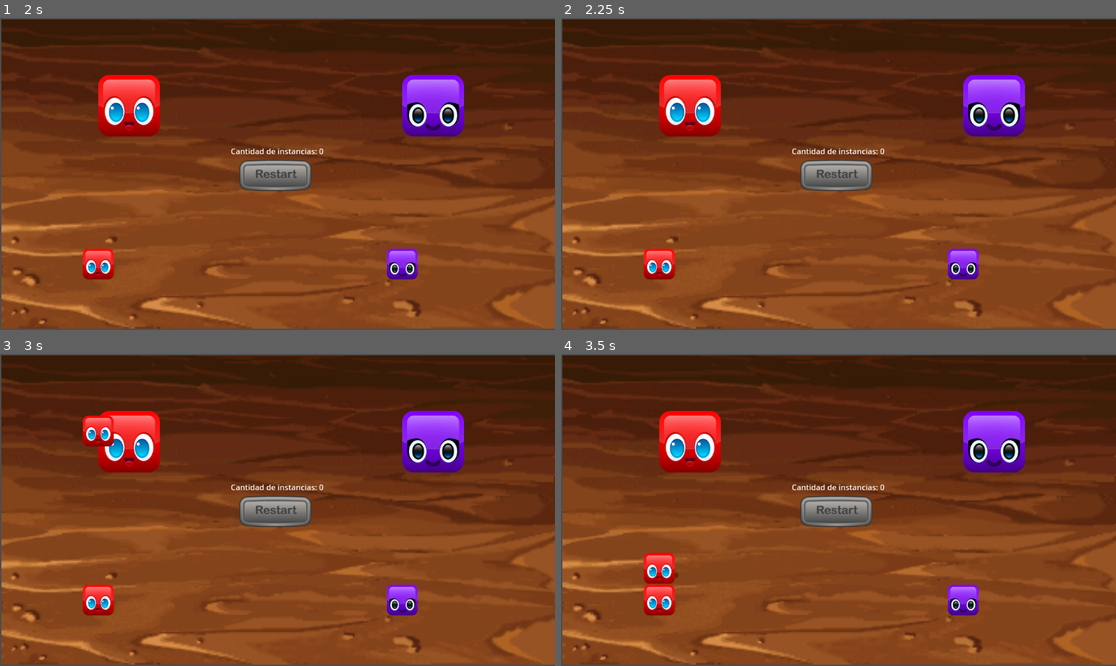
Above: before the commit, frames 1-4 (two rows, left to right).
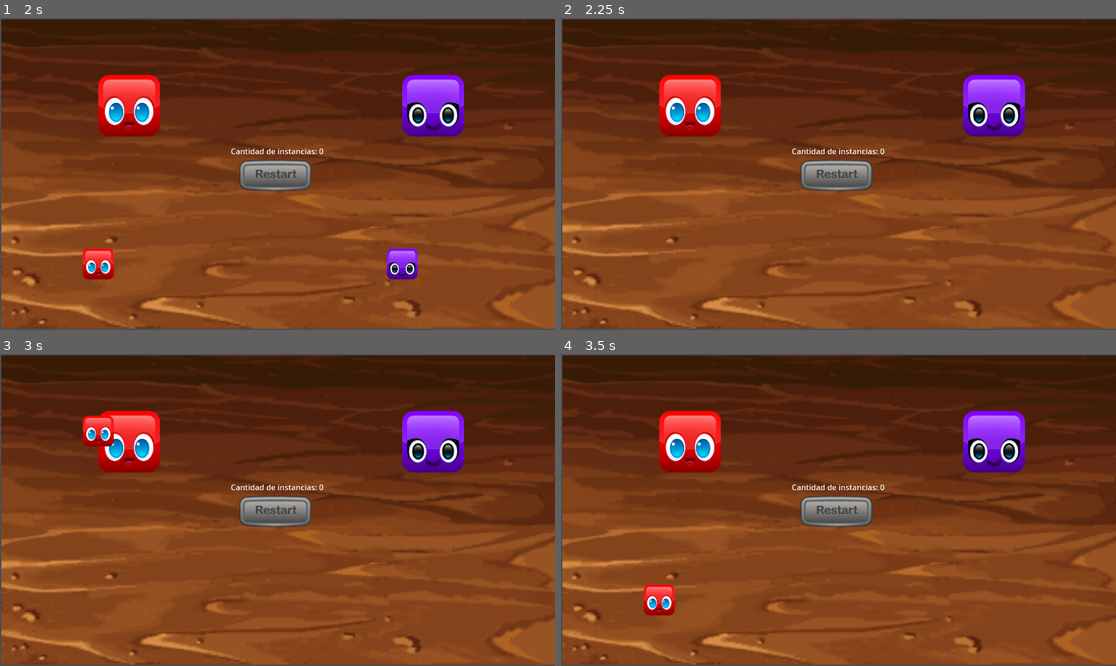
Above: after the commit, the same moments.

Repository: BlumieArt/ejercicio_senales
Game: Godot game, scene res://scenes/Menu/Menu.tscn
Two runs of this game, one before a commit and one after it. Both use one fixed random seed, a clock stepped at 60 frames per second and the inputs below.
Inputs (mouse positions are in pixels of both pictures, inside the frame that each line leads up to):
- Up to frame 1 (2 s): click (127, 105) at 0.5 s; click (432, 105) at 1.25 s
- Up to frame 2 (2.25 s): click (838, 174) at 2 s
- Up to frame 3 (3 s): click (127, 441) at 2.75 s
- Up to frame 4 (3.5 s): no input

Frame 1 is identical in both runs. In frame 2, 1.1% of the frame differs, in the area x 14-76%, y 73-84%; in frame 3, 1.1%; in frame 4, 1.1%, in the area x 14-76%, y 63-84%.

Commit message:
Conectada la funcion delete con el boton reset y el grupo blocks

Diff:
--- /dev/null
+++ b/scenes/Buttons/Reset/Reset.gd
@@ -0,0 +1,8 @@
+extends TextureButton
+
+
+
+
+func _on_button_down():
+	get_tree().call_group("blocks" , "delete")
+	pass
--- a/scenes/Buttons/Reset/Reset.tscn
+++ b/scenes/Buttons/Reset/Reset.tscn
@@ -1,11 +1,10 @@
-[gd_scene load_steps=2 format=2]
+[gd_scene load_steps=3 format=3 uid="uid://b4qw6fec0nshe"]
 
-[ext_resource path="res://assets/restart.png" type="Texture" id=1]
+[ext_resource type="Texture2D" uid="uid://dlrbytvyhp1kb" path="res://assets/restart.png" id="1"]
+[ext_resource type="Script" path="res://scenes/Buttons/Reset/Reset.gd" id="2_tgm8d"]
 
 [node name="Reset" type="TextureButton"]
-margin_right = 40.0
-margin_bottom = 40.0
-texture_normal = ExtResource( 1 )
-__meta__ = {
-"_edit_use_anchors_": false
-}
+texture_normal = ExtResource("1")
+script = ExtResource("2_tgm8d")
+
+[connection signal="button_down" from="." to="." method="_on_button_down"]
Not shown: 1 places in scenes/Menu/Menu.tscn that only renumber resources
